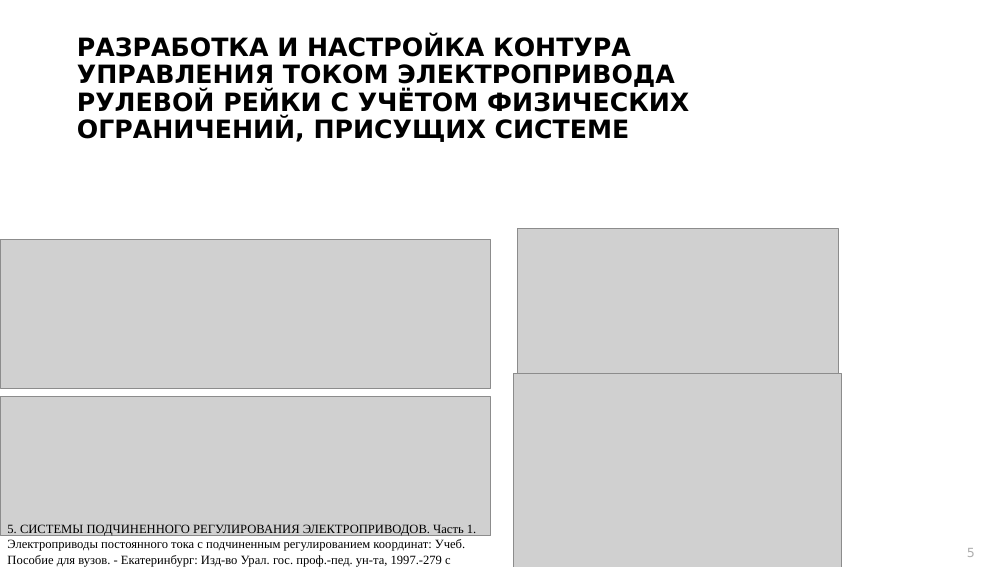
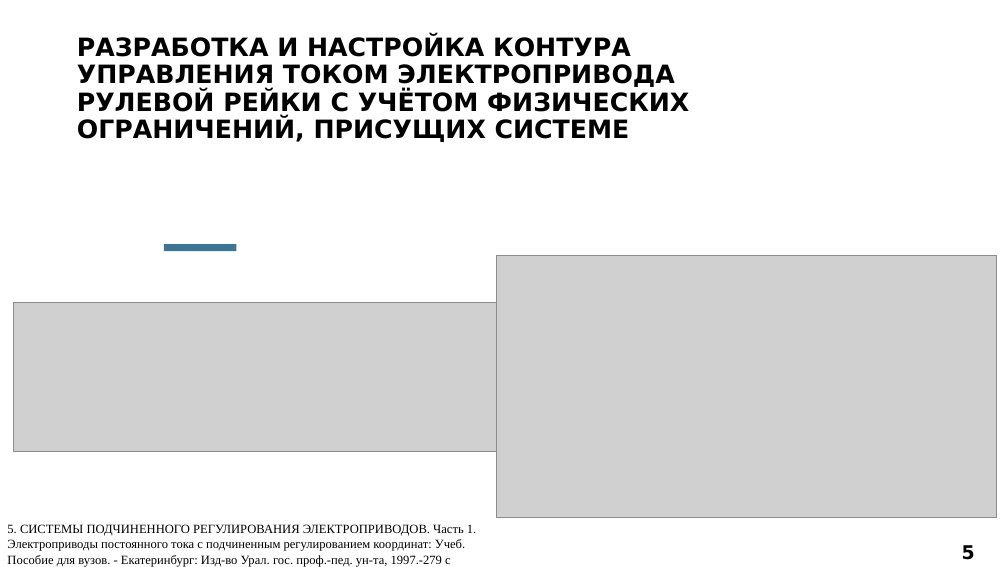
Before and after one commit to sokuroff/education, a slide deck: slide 5 of ВКР/ВКР.pptx. Drawn at 1008x567 pixels with LibreOffice and Linux fonts; fonts in the diff are those of the drawing; grey boxes stand for pictures; background and template pictures are left out. Boxes give left, top, right and bottom in pixels: in the first picture for what was removed or moved away, otherwise in the second. Text is boxed around its words. In the diff, an @@ line names an element or a change of style, - is before the commit and + after.

```diff
--- a/ВКР/ВКР.pptx
+++ b/ВКР/ВКР.pptx
@@ rectangle added at (164, 244, 237, 251), fill #3B7698 @@
@@ picture: place and size @@
-picture at (517, 228, 839, 374)
+picture at (496, 256, 997, 517)
@@ picture: place and size @@
-picture at (0, 240, 491, 389)
+picture at (14, 302, 504, 451)
@@ picture removed at (514, 374, 842, 567) @@
@@ picture removed at (0, 396, 491, 535) @@
@@ page number at (962, 545, 975, 560): size 12 to 18 pt, text colour #AEAEAE to #000000, bold on @@
```
Also in this commit, not shown: 6 other slides changed, 3 slides added, 2 other files.
